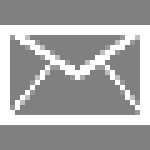
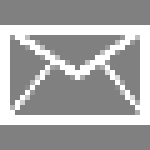
The second 150px x 150px image is a revision of the first. Changes to its layers:
painted on "Background" over [10, 60, 140, 115]
